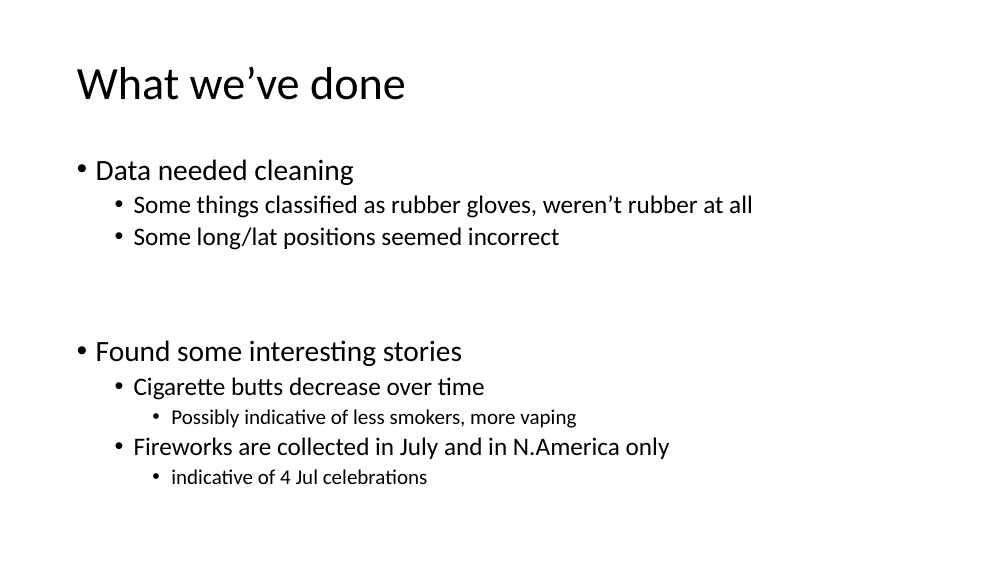
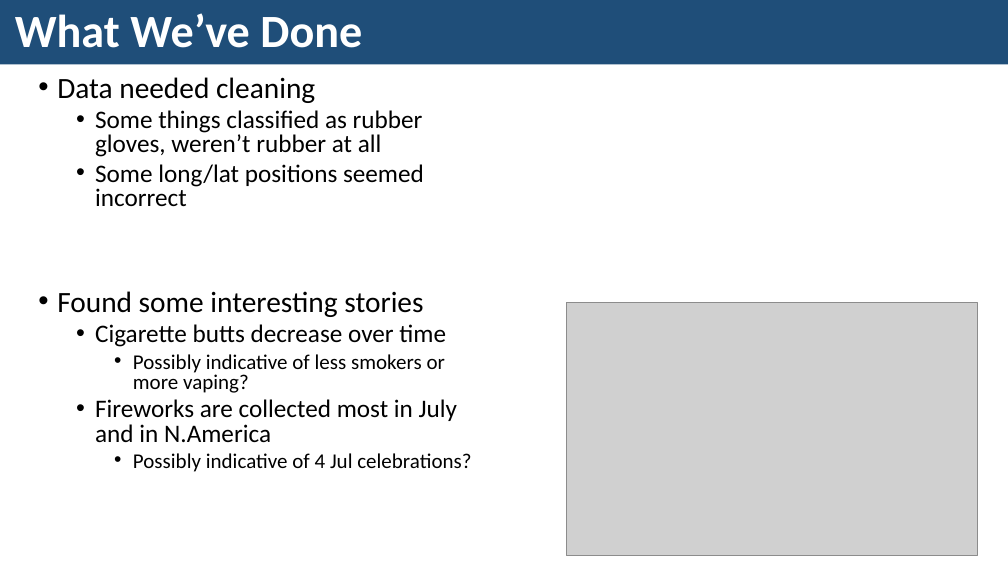
Before and after one commit to KarenJewell/CMM507-Group2, a slide deck: slide 4 of Group2Presentation.pptx. Drawn at 1008x567 pixels with LibreOffice and Linux fonts; fonts in the diff are those of the drawing; grey boxes stand for pictures. Boxes give left, top, right and bottom in pixels: in the first picture for what was removed or moved away, otherwise in the second. Text is boxed around its words. In the diff, an @@ line names an element or a change of style, - is before the commit and + after.

Commit message:
Updates to Presentation File

```diff
--- a/Group2Presentation.pptx
+++ b/Group2Presentation.pptx
@@ title "What We’ve Done": place and size @@
-title "What We’ve Done" at bbox=[77, 66, 406, 100]
+title "What We’ve Done" at bbox=[0, 0, 1008, 64]
@@ title "What We’ve Done" at bbox=[0, 0, 1008, 64]: fill none to #1F4E79 @@
@@ title at bbox=[15, 13, 362, 48]: text changed; text colour #000000 to #FFFFFF; bold on @@
-What we’ve done
+What We’ve Done
@@ text "Data needed cleaning": place and size @@
-text "Data needed cleaning" at bbox=[96, 159, 753, 484]
+text "Data needed cleaning" at bbox=[57, 77, 471, 472]
@@ text at bbox=[57, 77, 446, 347]: line spacing 0.9 to 0.8 @@
@@ picture added at bbox=[566, 302, 978, 556] @@
@@ text at bbox=[95, 354, 471, 472]: text changed @@
-    • Possibly indicative of less smokers, more vaping
-  • Fireworks are collected in July and in N.America only
-    • indicative of 4 Jul celebrations
+    • Possibly indicative of less smokers or more vaping?
+  • Fireworks are collected most in July and in N.America
+    • Possibly indicative of 4 Jul celebrations?
```
Also in this commit, not shown: 4 other slides changed.
